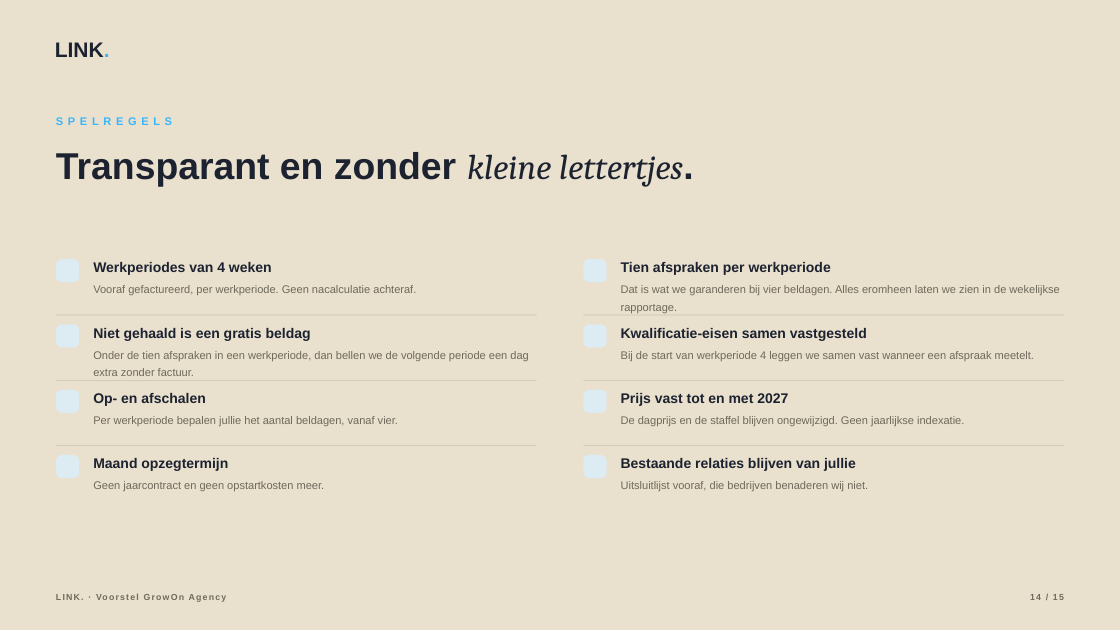
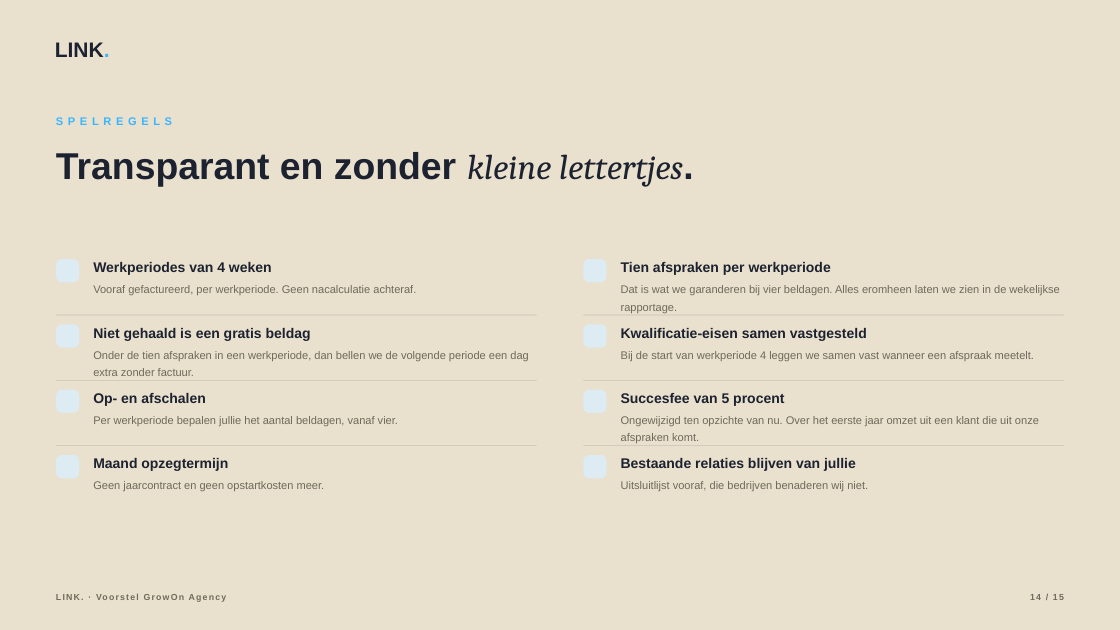
Before and after one commit to hens-lang/Test, a slide deck: slide 14 of output/LINK. voorstel GrowOn Agency.pptx. Drawn at 1120x630 pixels with LibreOffice and Linux fonts; fonts in the diff are those of the drawing; background and template pictures are left out. Boxes give left, top, right and bottom in pixels: in the first picture for what was removed or moved away, otherwise in the second. Text is boxed around its words. In the diff, an @@ line names an element or a change of style, - is before the commit and + after.

```diff
--- a/output/LINK. voorstel GrowOn Agency.pptx
+++ b/output/LINK. voorstel GrowOn Agency.pptx
@@ text at [621,393,784,406]: text changed @@
-Prijs vast tot en met 2027
+Succesfee van 5 procent
@@ text at [621,416,1039,443]: text changed @@
-De dagprijs en de staffel blijven ongewijzigd. Geen jaarlijkse indexatie.
+Ongewijzigd ten opzichte van nu. Over het eerste jaar omzet uit een klant die uit onze afspraken komt.
```
Also in this commit, not shown: 1 other slide changed, 5 other files.
